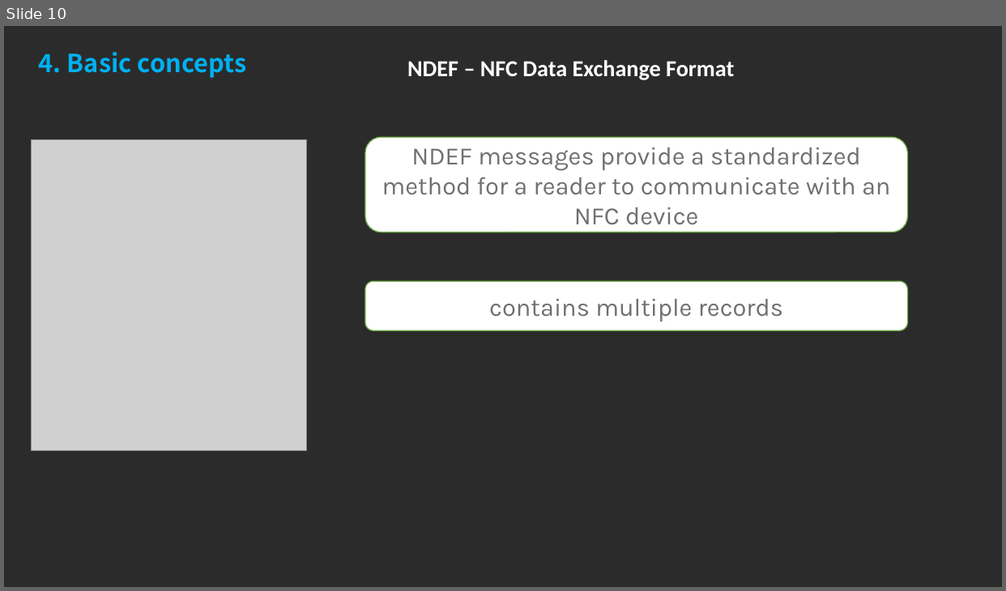
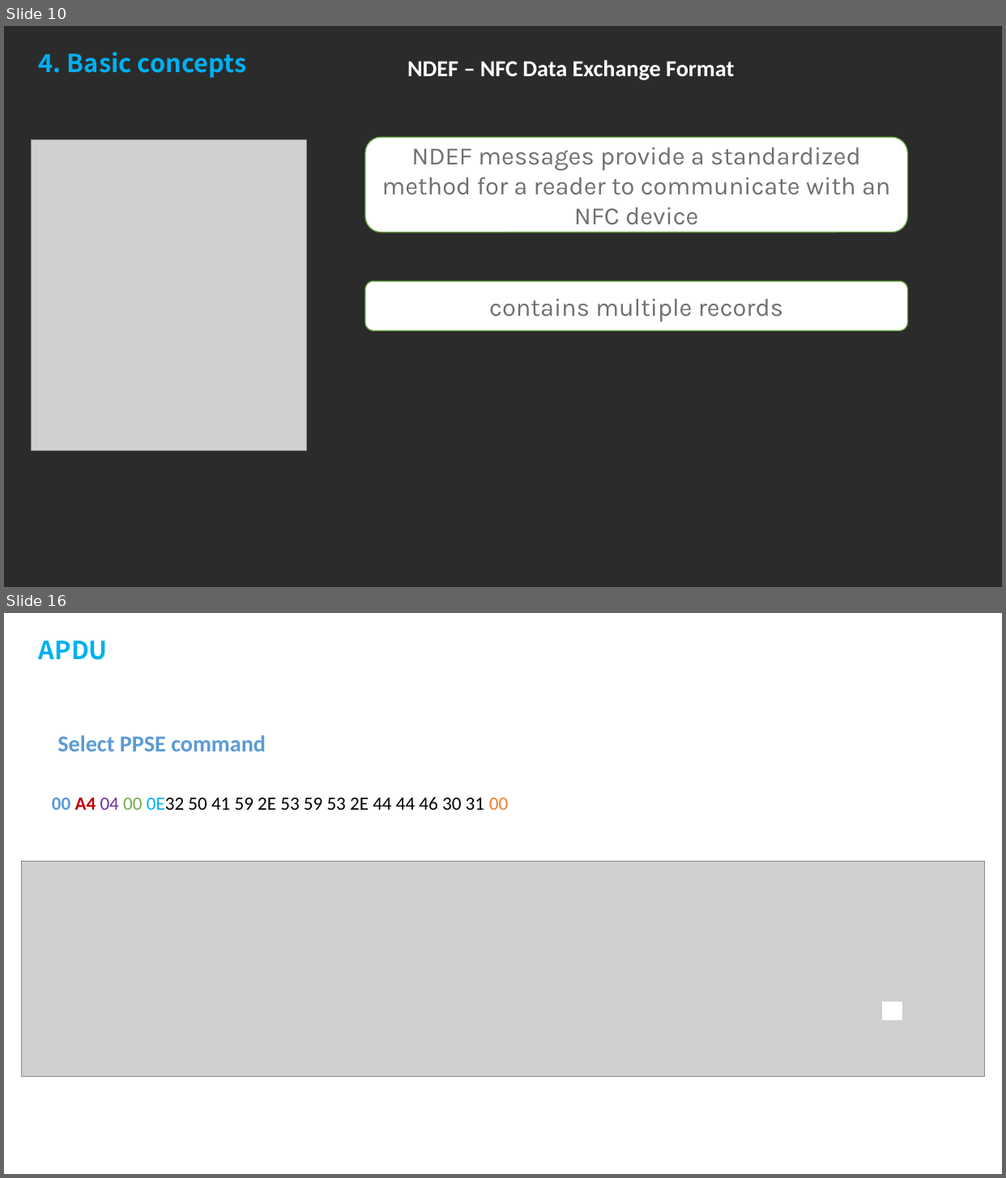
Before and after one commit to Tan2NT/nfc_workshop, a slide deck: NFC Technology workshop.pptx. Shown one above the other, each under a label of ours: slide 10 before the commit, slides 10 and 16 after it; the slides between them are not shown. The pictures are 1006x591 and 1006x1178 pixels, drawn with LibreOffice and Linux fonts; fonts in the diff are those of the drawing; grey boxes stand for pictures; background and template pictures are left out; a plain dark background stands for a picture behind light text. Boxes give left, top, right and bottom in pixels: in the first picture for what was removed or moved away, otherwise in the second. Text is boxed around its words. In the diff, an @@ line names an element or a change of style, - is before the commit and + after.

```diff
--- a/NFC Technology workshop.pptx
+++ b/NFC Technology workshop.pptx
@@ slide 16 added at bbox=[4, 613, 1002, 1174], background picture (left out) @@
@@ text added at bbox=[39, 641, 108, 660], 24 pt, text #00B0F0, bold @@
+APDU
@@ text added at bbox=[400, 637, 872, 672], 22 pt, text #FFFFFF, bold @@
+Command APDU
@@ text added at bbox=[57, 735, 266, 752], 22 pt, text #5B9BD5, bold @@
+Select PPSE command
@@ text added at bbox=[52, 797, 508, 810], 18 pt, text #000000 @@
+00 A4 04 00 0E32 50 41 59 2E 53 59 53 2E 44 44 46 30 31 00
@@ picture added at bbox=[21, 862, 985, 1077] @@
@@ rectangle added at bbox=[883, 1003, 902, 1020], fill #FFFFFF, outline #FFFFFF 1 pt @@
```
Also in this commit, not shown: 3 slides changed, 11 other slides added, 14 slides removed.
